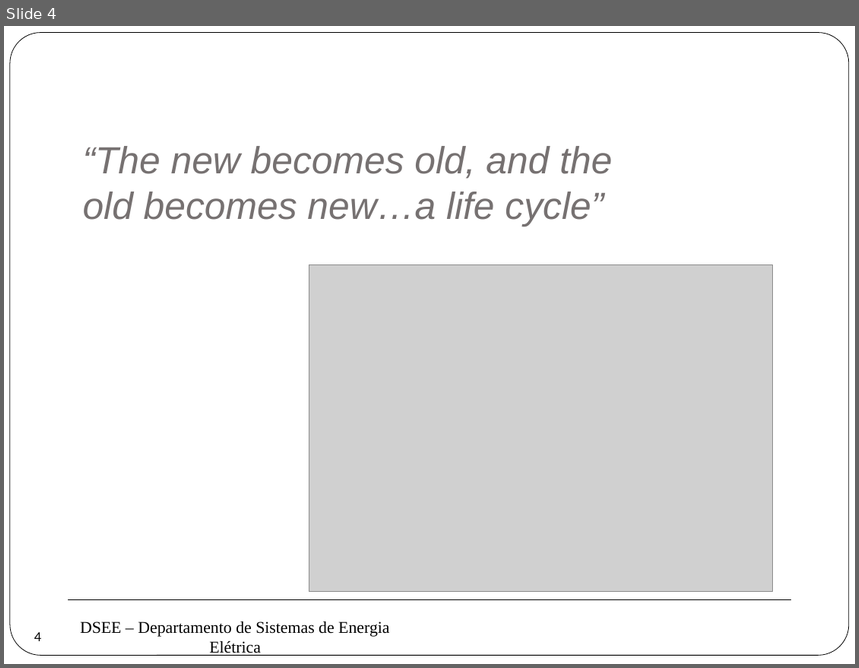
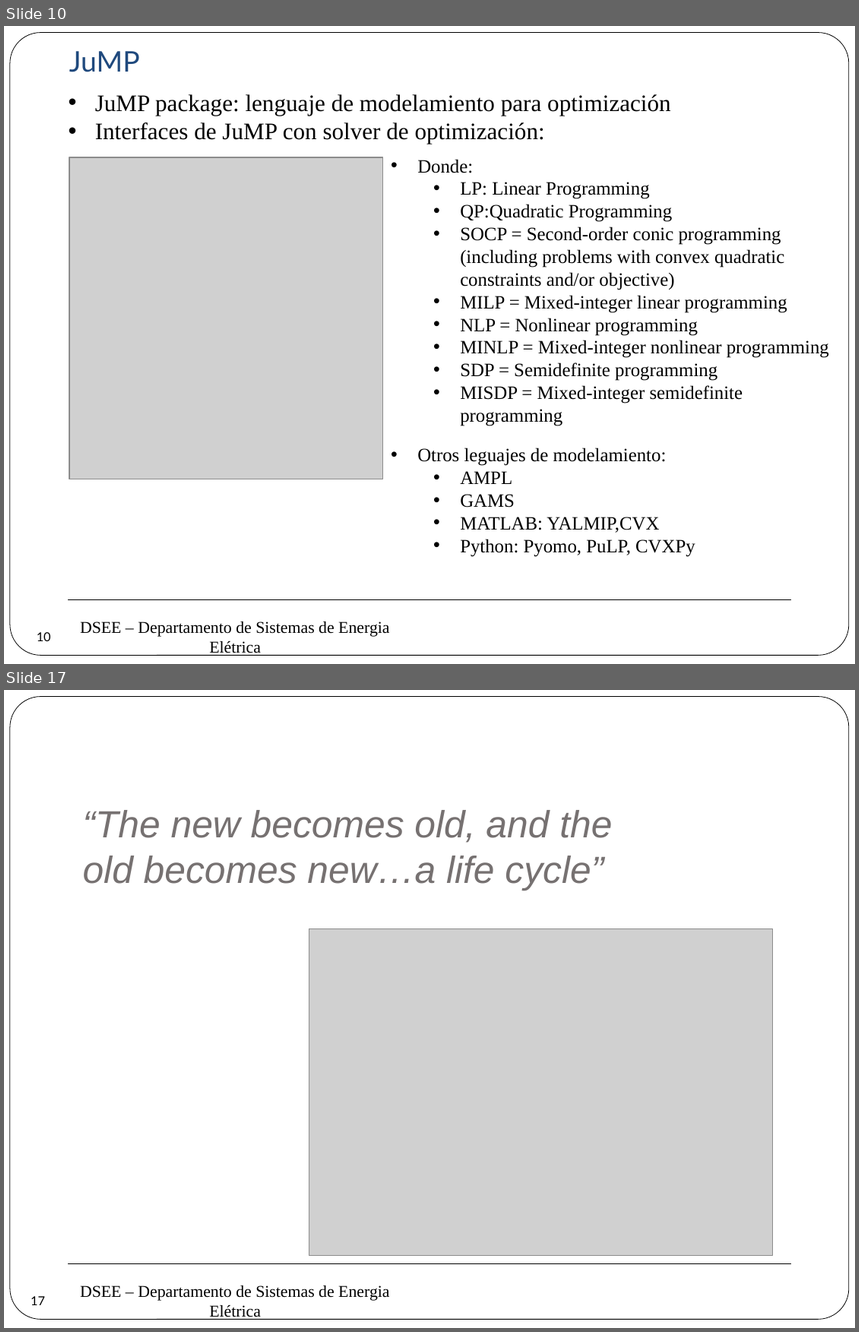
Before and after one commit to erikfilias/Power-Systems-Optimization-using-Julia-Language, a slide deck: 1. Lectures/Introducción a la Optimización aplicada a Sistemas de Energía Eléctrica/Dia 1/3. Julia Language.pptx. Shown one above the other, each under a label of ours: slide 4 before the commit, slides 10 and 17 after it; the slides between them are not shown. The pictures are 859x668 and 859x1332 pixels, drawn with LibreOffice and Linux fonts; fonts in the diff are those of the drawing; grey boxes stand for pictures; background and template pictures are left out. Boxes give left, top, right and bottom in pixels: in the first picture for what was removed or moved away, otherwise in the second. Text is boxed around its words. In the diff, an @@ line names an element or a change of style, - is before the commit and + after.

```diff
--- a/1. Lectures/Introducción a la Optimización aplicada a Sistemas de Energía Eléctrica/Dia 1/3. Julia Language.pptx
+++ b/1. Lectures/Introducción a la Optimización aplicada a Sistemas de Energía Eléctrica/Dia 1/3. Julia Language.pptx
@@ slide 10 added at [4, 26, 855, 664], background #FFFFFF; not listed: 3 template elements that a slide beside it also shows @@
@@ text added at [69, 51, 140, 72], 24 pt, text #1F497D @@
+JuMP
@@ text added at [95, 94, 671, 144], 20 pt, text #000000 @@
+• JuMP package: lenguaje de modelamiento para optimización
+• Interfaces de JuMP con solver de optimización:
@@ picture added at [69, 158, 382, 480] @@
@@ text added at [417, 159, 829, 404], 16 pt, text #000000 @@
+• Donde:
+  • LP: Linear Programming
+  • QP:Quadratic Programming
+  • SOCP = Second-order conic programming (including problems with convex quadratic constraints and/or objective)
+  • MILP = Mixed-integer linear programming
+  • NLP = Nonlinear programming
+  • MINLP = Mixed-integer nonlinear programming
+  • SDP = Semidefinite programming
+  • MISDP = Mixed-integer semidefinite programming
@@ text added at [417, 448, 696, 557], 16 pt, text #000000 @@
+• Otros leguajes de modelamiento:
+  • AMPL
+  • GAMS
+  • MATLAB: YALMIP,CVX
+  • Python: Pyomo, PuLP, CVXPy
@@ page number added at [28, 621, 60, 653], 10.5 pt, text #000000 @@
+10
@@ what was slide 4 is now slide 17 @@
@@ page number at [31, 1296, 45, 1306]: text changed @@
-4
+17
```
Also in this commit, not shown: 14 other slides added, 2 slides removed, 2 other files.
